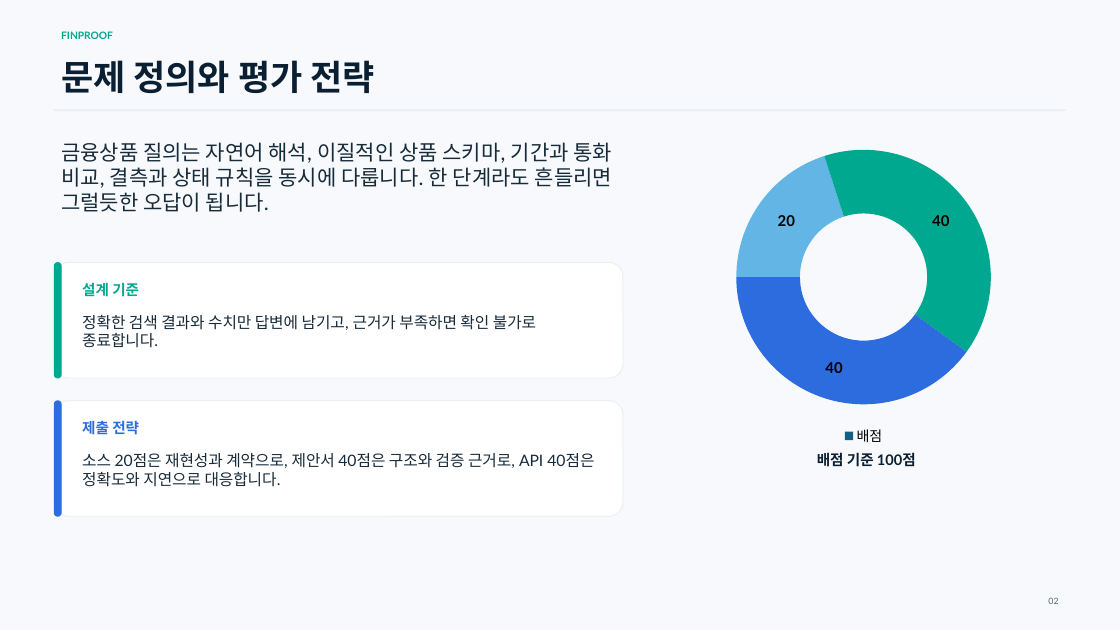
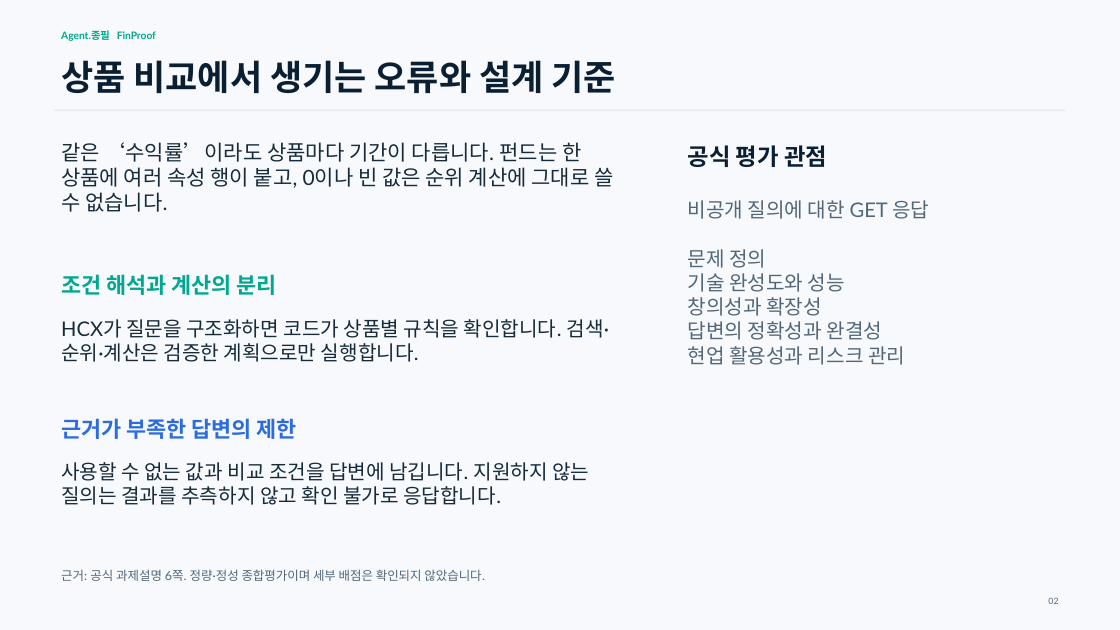
Before and after one commit to tskwak111/mirae_agent, a slide deck: slide 2 of docs/submission/FinProof_Technical_Proposal.pptx. Drawn at 1120x630 pixels with LibreOffice and Linux fonts; fonts in the diff are those of the drawing. Boxes give left, top, right and bottom in pixels: in the first picture for what was removed or moved away, otherwise in the second. Text is boxed around its words. In the diff, an @@ line names an element or a change of style, - is before the commit and + after.

```diff
--- a/docs/submission/FinProof_Technical_Proposal.pptx
+++ b/docs/submission/FinProof_Technical_Proposal.pptx
@@ text at bbox=[61, 30, 156, 41]: text changed @@
-FINPROOF
+Agent.종필 FinProof
@@ text at bbox=[61, 60, 615, 93]: text changed @@
-문제 정의와 평가 전략
+상품 비교에서 생기는 오류와 설계 기준
@@ text at bbox=[61, 142, 613, 212]: text changed @@
-금융상품 질의는 자연어 해석, 이질적인 상품 스키마, 기간과 통화 비교, 결측과 상태 규칙을 동시에 다룹니다. 한 단계라도 흔들리면 그럴듯한 오답이 됩니다.
+같은 ‘수익률’이라도 상품마다 기간이 다릅니다. 펀드는 한 상품에 여러 속성 행이 붙고, 0이나 빈 값은 순위 계산에 그대로 쓸 수 없습니다.
@@ doughnut chart removed at bbox=[685, 139, 1044, 450] @@
-categories: 소스코드, 기술 제안서, 평가 API
-Series 1: 20, 40, 40
@@ text added at bbox=[688, 145, 827, 167], 20 pt, text #0B1F33, bold @@
+공식 평가 관점
@@ text added at bbox=[688, 200, 929, 365], 17.2 pt, text #536779 @@
+비공개 질의에 대한 GET 응답
+문제 정의
+기술 완성도와 성능
+창의성과 확장성
+답변의 정확성과 완결성
+현업 활용성과 리스크 관리
@@ rounded rectangle removed at bbox=[55, 262, 623, 378] @@
@@ rounded rectangle removed at bbox=[55, 262, 61, 378] @@
@@ text added at bbox=[61, 274, 277, 295], 18.8 pt, text #00A88F, bold @@
+조건 해석과 계산의 분리
@@ text removed at bbox=[82, 282, 139, 297] @@
-설계 기준
@@ text added at bbox=[61, 319, 609, 362], 17.2 pt, text #172B3A @@
+HCX가 질문을 구조화하면 코드가 상품별 규칙을 확인합니다. 검색·순위·계산은 검증한 계획으로만 실행합니다.
@@ rounded rectangle removed at bbox=[55, 401, 623, 517] @@
@@ rounded rectangle removed at bbox=[55, 401, 61, 517] @@
@@ text added at bbox=[61, 418, 297, 439], 18.8 pt, text #2D6CDF, bold @@
+근거가 부족한 답변의 제한
@@ text removed at bbox=[82, 421, 139, 435] @@
-제출 전략
@@ text at bbox=[61, 462, 589, 505]: text changed; size 13.5 to 17.2 pt @@
-정확한 검색 결과와 수치만 답변에 남기고, 근거가 부족하면 확인 불가로 종료합니다.
+사용할 수 없는 값과 비교 조건을 답변에 남깁니다. 지원하지 않는 질의는 결과를 추측하지 않고 확인 불가로 응답합니다.
@@ text removed at bbox=[82, 453, 594, 487] @@
-소스 20점은 재현성과 계약으로, 제안서 40점은 구조와 검증 근거로, API 40점은 정확도와 지연으로 대응합니다.
@@ text removed at bbox=[817, 452, 916, 467] @@
-배점 기준 100점
@@ text added at bbox=[61, 569, 485, 581], 10.6 pt, text #536779 @@
+근거: 공식 과제설명 6쪽. 정량·정성 종합평가이며 세부 배점은 확인되지 않았습니다.
```
Also in this commit, not shown: 12 other slides changed, 2 slides added, 2 slides removed, 8 other files.
